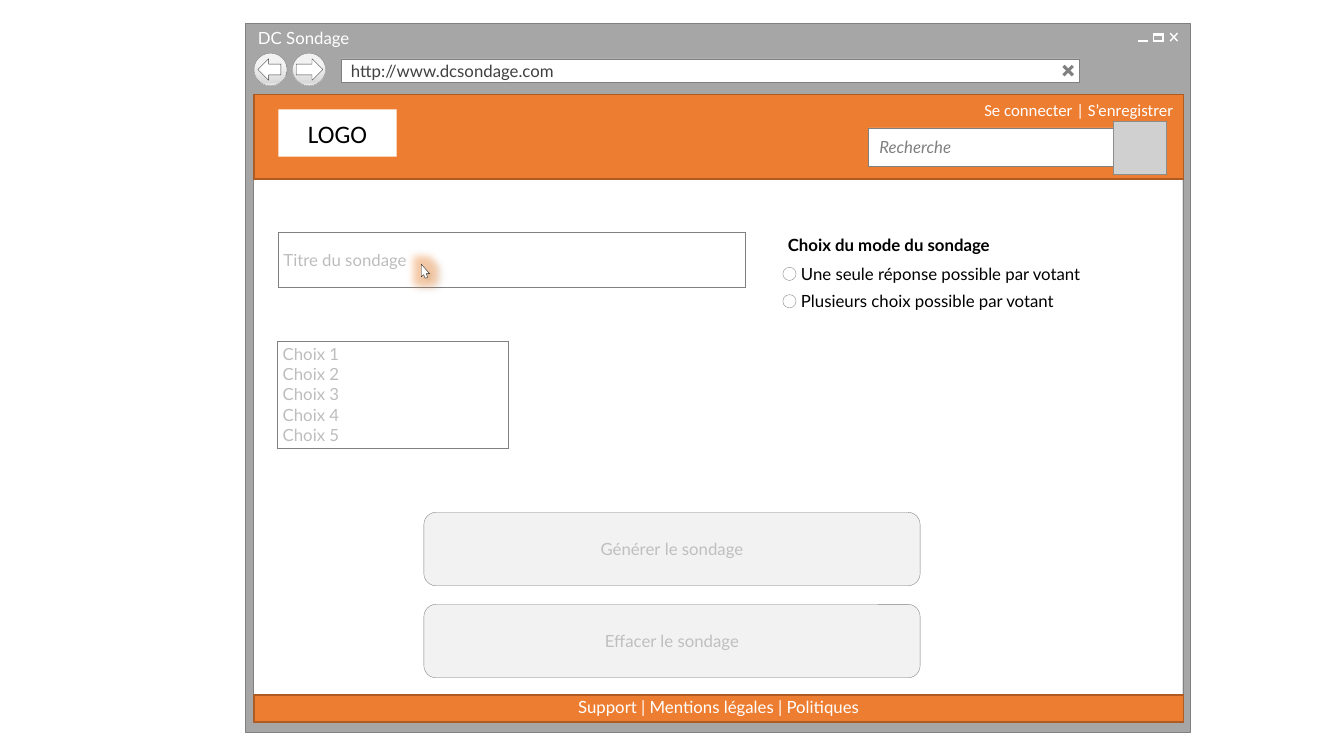
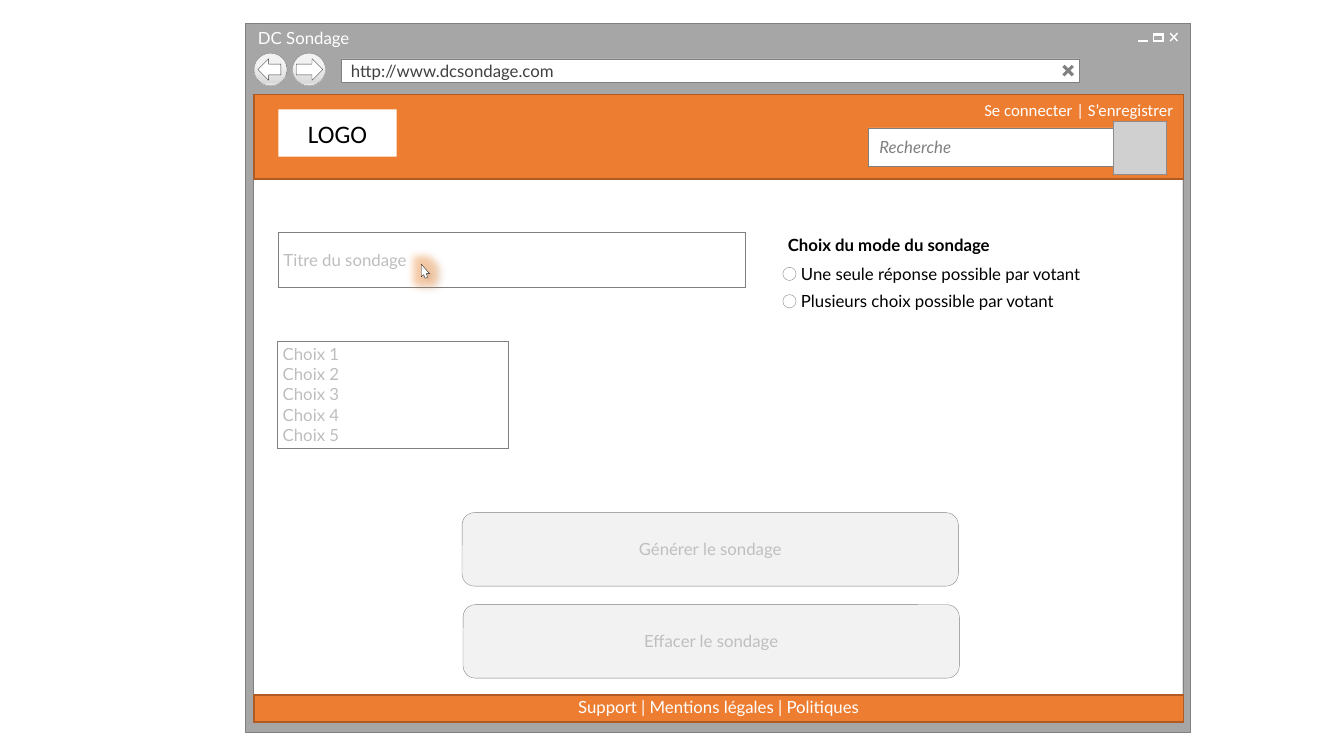
Before and after one commit to cedricbannelier/Projet1, a slide deck: slide 2 of maquetteWeb/maquetteProposition.pptx. Drawn at 1344x756 pixels with LibreOffice and Linux fonts; fonts in the diff are those of the drawing; grey boxes stand for pictures; background and template pictures are left out. Boxes give left, top, right and bottom in pixels: in the first picture for what was removed or moved away, otherwise in the second. Text is boxed around its words. In the diff, an @@ line names an element or a change of style, - is before the commit and + after.

```diff
--- a/maquetteWeb/maquetteProposition.pptx
+++ b/maquetteWeb/maquetteProposition.pptx
@@ rounded rectangle "Générer le sondage": place and size @@
-rounded rectangle "Générer le sondage" at (424, 512, 921, 586)
+rounded rectangle "Générer le sondage" at (462, 513, 958, 587)
@@ rounded rectangle "Effacer le sondage": place and size @@
-rounded rectangle "Effacer le sondage" at (424, 605, 921, 679)
+rounded rectangle "Effacer le sondage" at (463, 605, 959, 679)
```
Also in this commit, not shown: 19 other slides changed, 1 other file.
